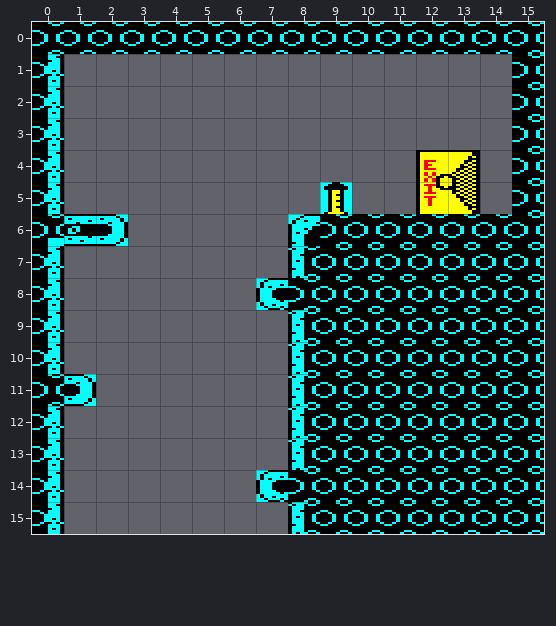
Level history. Tiled map: levels/level5/room00.tmx. Above: the version before the commit.
Cells are 16x16 px. Shown: x 0..15, y 0..15.
New version:
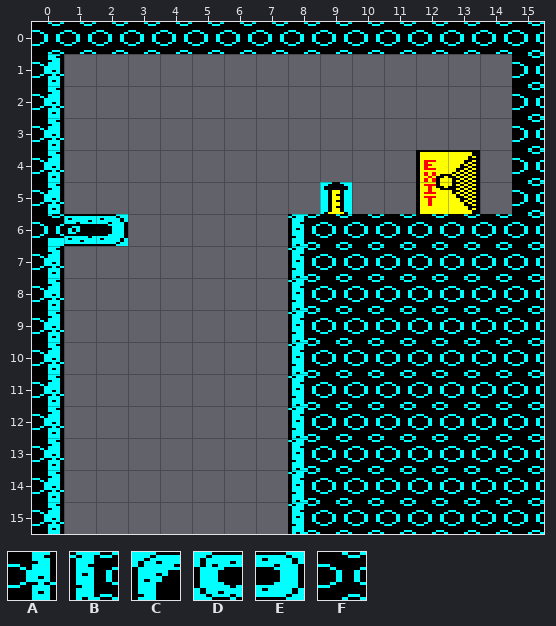
Key: from "Porthole": A 33, B 35, C 37, D 44, E 46, F 53.
_ is an empty cell, . an unchanged one.
Changes in this commit:
--- layer "Tile Layer 1"
@@ x 8..8 @@
- 6 C
+ 6 B
@@ x 7..8 @@
- 8 DF
+ 8 _B
@@ x 0..1 @@
-11 FE
+11 A_
@@ x 7..8 @@
-14 DF
+14 _B
